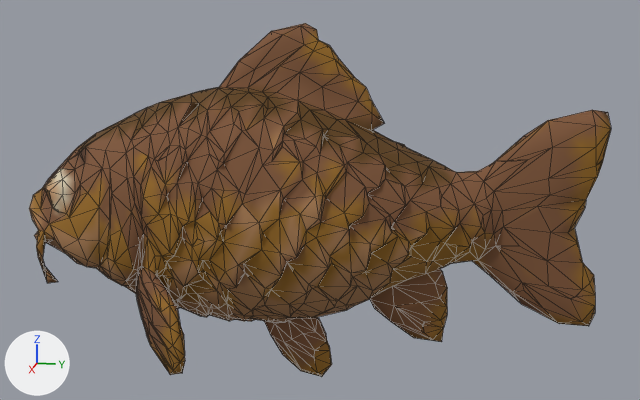
The glTF model public/models/fish-carp.glb, before and after one commit.
One viewpoint serves both versions: a 50 mm lens placed at (1.453, 0.323, 0.379), pointed at (-0.009, 0.031, 0.013). Lighting does not change. The marker at lower left points along +X, +Y and +Z. The older version comes first. Mesh edges are drawn as thin lines. Where no turn or scale is listed for an object, it has been applied to the vertices. Vertices at exactly the same position are counted once.

Names of what the first picture shows: 'tripo_node_309e7d41-e0f3-4f81-84ca-7a329457c212'.
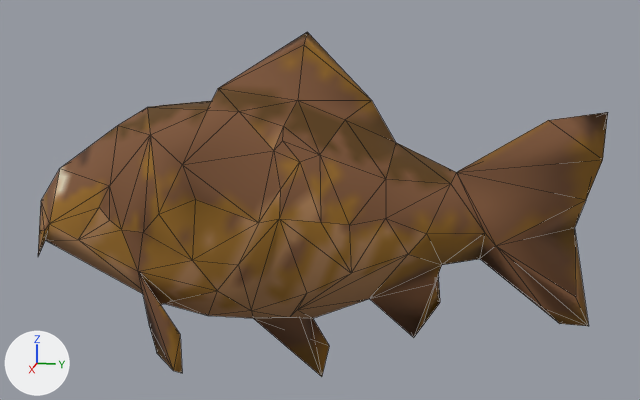
Where the newer file only moved an object's origin or applied its transform, the numbers keep the older frame.

Pixel boxes (x1, y1, x2, y2) of what changed, in the pictures (640 x 400 px):
'tripo_node_309e7d41-e0f3-4f81-84ca-7a329457c212', reshaped
    before: (29, 23, 611, 377)
    after: (38, 32, 608, 377)
part 1 of me_tripo_mesh_309e7d41_e0f3_4f81_84ca_7a329457c212, cut back
    before: (29, 23, 611, 377)
    after: (458, 112, 608, 200)

The change, as a diff of the scene's bpy script:
```diff
--- a/public/models/fish-carp.glb.py
+++ b/public/models/fish-carp.glb.py
@@ me_tripo_mesh_309e7d41_e0f3_4f81_84ca_7a329457c212 @@
 # used by ob_tripo_node_309e7d41_e0f3_4f81_84ca_7a329457c212; location = (0.0, 0.0, 0.0)
-me_tripo_mesh_309e7d41_e0f3_4f81_84ca_7a329457c212.from_pydata(...)  # 1241 vertices, 2478 faces; spans x -0.227..0.227, y -0.5..0.5, z -0.313..0.313
+me_tripo_mesh_309e7d41_e0f3_4f81_84ca_7a329457c212.from_pydata(...)  # 153 vertices, 299 faces; spans x -0.222..0.22, y -0.5..0.495, z -0.313..0.298
+# me_tripo_mesh_309e7d41_e0f3_4f81_84ca_7a329457c212 part 1: 1 vertex moved within x 0.008, y 0.491, z 0.105; 1088 vertices removed from x -0.227..0.227, y -0.494..0.5, z -0.306..0.313
 me_tripo_mesh_309e7d41_e0f3_4f81_84ca_7a329457c212.materials.append(mat_tripo_material_309e7d41_e0f3_4f81_84ca_7a329457c212)
```
